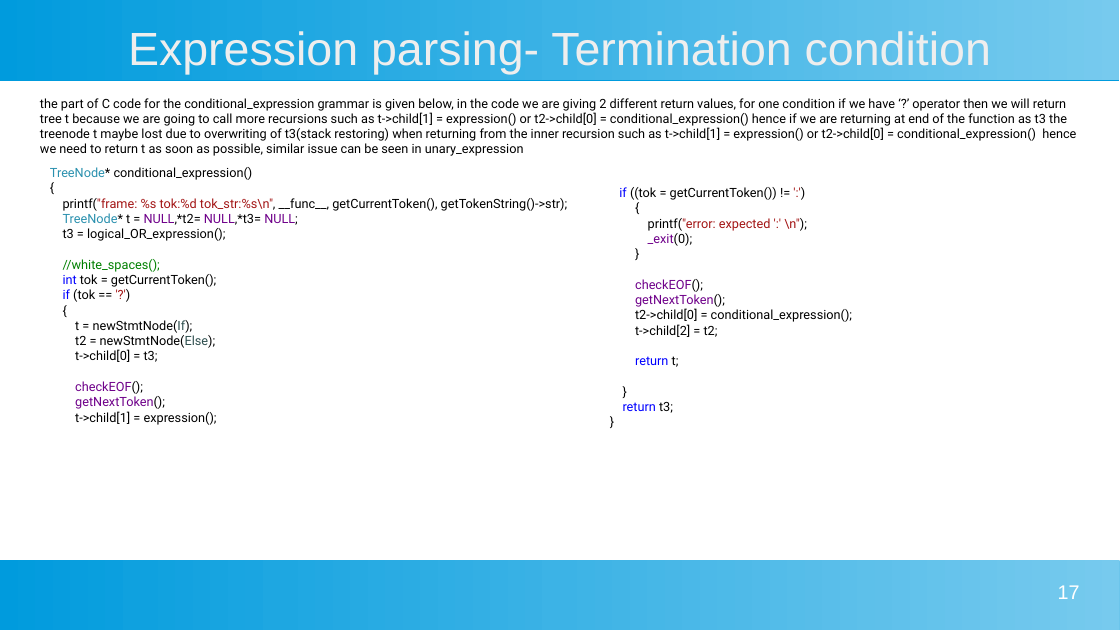
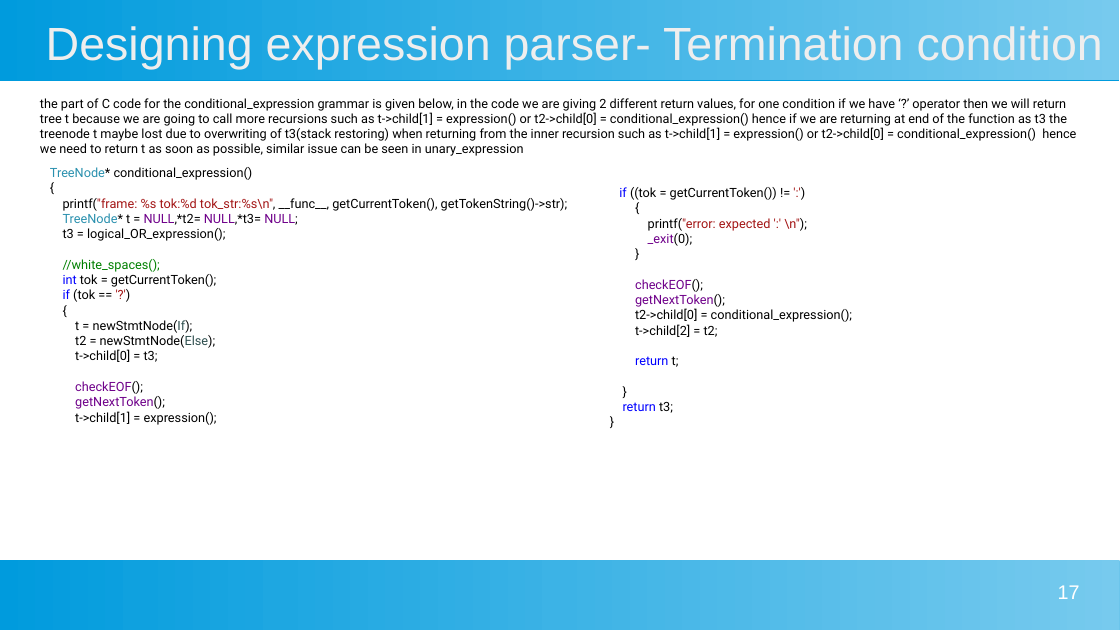
Before and after one commit to daipayan-bhowal/ProtoCParser, a slide deck: slide 17 of Manual/C Parser.pptx. Drawn at 1120x630 pixels with LibreOffice and Linux fonts; fonts in the diff are those of the drawing. Boxes give left, top, right and bottom in pixels: in the first picture for what was removed or moved away, otherwise in the second. Text is boxed around its words. In the diff, an @@ line names an element or a change of style, - is before the commit and + after.

Commit message:
Manual PPT file C-Parser.ppt updated

```diff
--- a/Manual/C Parser.pptx
+++ b/Manual/C Parser.pptx
@@ title at [46, 26, 1103, 69]: text changed @@
-Expression parsing- Termination condition
+Designing expression parser- Termination condition
```
Also in this commit, not shown: 16 other slides changed, 3 slides added, 5 other files.
